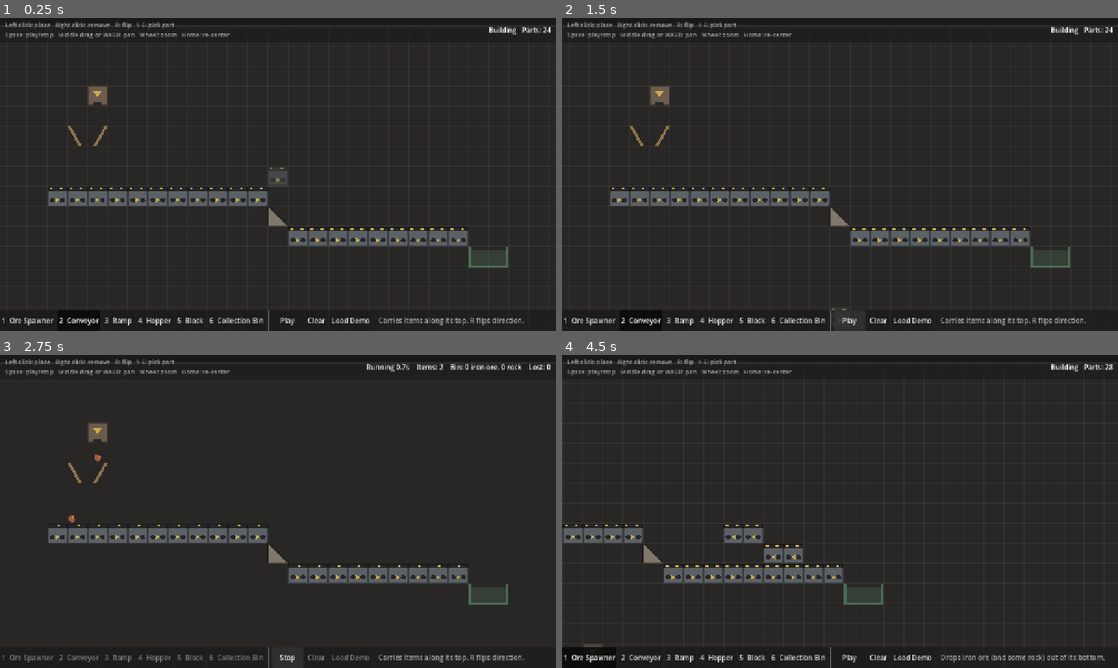
Above: before the commit, frames 1-4 (two rows, left to right).
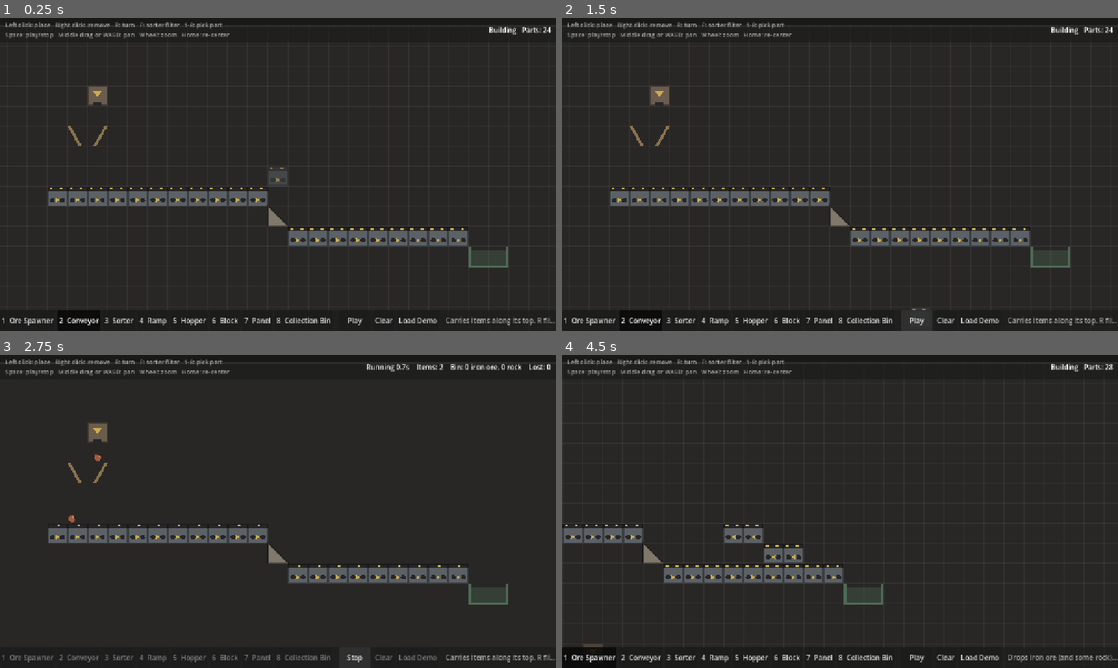
Above: after the commit, the same moments.

Repository: jdcravenBD/Mini-Machinist
Game: Godot game, scene res://scenes/main.tscn
Same seed, same stepped clock (60 frames per second), same inputs: the game is played once before the commit and once after it.
Inputs (mouse positions are in pixels of both pictures, inside the frame that each line leads up to):
- Up to frame 1 (0.25 s): no input
- Up to frame 2 (1.5 s): click "Play" at 0.5 s; click "Stop" at 1.25 s
- Up to frame 3 (2.75 s): click "Play" at 2 s
- Up to frame 4 (4.5 s): tap Enter at 2.75 s; move the mouse to (962, 495) at 2.77 s; hold D 2.78-3.5 s; tap F at 2.85 s; click (962, 495) at 2.92 s; tap Space at 3.02 s; tap R at 3.05 s; drag from (728, 527) to (812, 574) at 3.52 s; click "1 Ore Spawner" at 4.25 s

The runs differ from the first frame. In frame 1, 1.0% of the frame differs, in the area x 20-100%, y 1-100%; in frame 2, 1.2%; in frame 3, 0.9%; in frame 4, 1.1%.

Commit message:
feat: sorter and thin wall panels

Diff:
--- a/scripts/machine/item_defs.gd
+++ b/scripts/machine/item_defs.gd
@@ -3,6 +3,9 @@
 ## you see is exactly how it tips, stacks and settles.
 ##
 ## `size` scales the unit outline into pixels (a tile is 32).
+
+## Order used when cycling a sorter's filter.
+const ORDER: Array[StringName] = [&"iron_ore", &"rock"]
 
 const DEFS := {
 	&"iron_ore": {
--- a/scripts/machine/machine.gd
+++ b/scripts/machine/machine.gd
@@ -21,15 +21,23 @@
 	return true
 
 
-func place(type: StringName, cell: Vector2i, flipped := false) -> Part:
+## `variant` wraps around the part's variant count, so one "turn" setting works for all.
+func place(type: StringName, cell: Vector2i, variant := 0, filter: StringName = &"") -> Part:
 	if not can_place(type, cell):
 		return null
-	var part := Part.new(type, cell, flipped and PartDefs.is_flippable(type))
+	if PartDefs.has_filter(type) and filter == &"":
+		filter = PartDefs.DEFAULT_FILTER
+	var part := Part.new(type, cell, variant % PartDefs.variant_count(type), filter if PartDefs.has_filter(type) else &"")
 	parts.append(part)
 	for c in part.cells():
 		_occupied[c] = part
 	changed.emit()
 	return part
+
+
+func set_filter(part: Part, filter: StringName) -> void:
+	part.filter = filter
+	changed.emit()
 
 
 func part_at(cell: Vector2i) -> Part:
@@ -66,8 +74,11 @@
 func to_dict() -> Dictionary:
 	var list := []
 	for p in sorted_parts():
-		list.append({"type": String(p.type), "x": p.cell.x, "y": p.cell.y, "flipped": p.flipped})
-	return {"version": 1, "parts": list}
+		var entry := {"type": String(p.type), "x": p.cell.x, "y": p.cell.y, "variant": p.variant}
+		if p.filter != &"":
+			entry["filter"] = String(p.filter)
+		list.append(entry)
+	return {"version": 2, "parts": list}
 
 
 func load_dict(data: Dictionary) -> void:
@@ -78,7 +89,12 @@
 		if PartDefs.DEFS.has(type):
 			var cell := Vector2i(int(entry.get("x", 0)), int(entry.get("y", 0)))
 			if can_place(type, cell):
-				var part := Part.new(type, cell, bool(entry.get("flipped", false)))
+				# Version 1 saves stored a "flipped" flag instead of a variant number.
+				var variant := int(entry.get("variant", 1 if entry.get("flipped", false) else 0))
+				var filter := StringName(entry.get("filter", ""))
+				if PartDefs.has_filter(type) and not ItemDefs.DEFS.has(filter):
+					filter = PartDefs.DEFAULT_FILTER
+				var part := Part.new(type, cell, variant % PartDefs.variant_count(type), filter)
 				parts.append(part)
 				for c in part.cells():
 					_occupied[c] = part
--- a/scripts/machine/part.gd
+++ b/scripts/machine/part.gd
@@ -1,16 +1,20 @@
 class_name Part
 extends RefCounted
-## One placed part. `cell` is its top-left grid cell; `flipped` mirrors it left-right.
+## One placed part. `cell` is its top-left grid cell.
 
 var type: StringName
 var cell: Vector2i
-var flipped: bool
+## Which way it faces: belt direction, ramp slope, panel edge. See PartDefs "variants".
+var variant: int
+## What a sorter drops through (an item kind), empty for parts without a filter.
+var filter: StringName
 
 
-func _init(p_type: StringName, p_cell: Vector2i, p_flipped := false) -> void:
+func _init(p_type: StringName, p_cell: Vector2i, p_variant := 0, p_filter: StringName = &"") -> void:
 	type = p_type
 	cell = p_cell
-	flipped = p_flipped
+	variant = p_variant
+	filter = p_filter
 
 
 func cells() -> Array[Vector2i]:
--- a/scripts/machine/part_defs.gd
+++ b/scripts/machine/part_defs.gd
@@ -2,62 +2,85 @@
 ## Catalog of every placeable part.
 ##
 ## Sizes are the real in-game sizes; colors are placeholders until final art replaces
-## the shapes drawn in WorldView.
+## the shapes drawn in WorldView. "variants" is how many ways R can turn it.
 
 const TILE := 32
 
-## Toolbar order (also the 1-6 hotkeys).
-const ORDER: Array[StringName] = [&"spawner", &"conveyor", &"ramp", &"hopper", &"block", &"bin"]
+## Toolbar order (also the number-key hotkeys).
+const ORDER: Array[StringName] = [
+	&"spawner", &"conveyor", &"sorter", &"ramp", &"hopper", &"block", &"panel", &"bin",
+]
 
 const DEFS := {
 	&"spawner": {
 		"name": "Ore Spawner",
 		"size": Vector2i(1, 1),
-		"flippable": false,
+		"variants": 1,
 		"color": Color(0.42, 0.36, 0.30),
 		"hint": "Drops iron ore (and some rock) out of its bottom.",
 	},
 	&"conveyor": {
 		"name": "Conveyor",
 		"size": Vector2i(1, 1),
-		"flippable": true,
+		"variants": 2,
 		"color": Color(0.36, 0.38, 0.40),
 		"hint": "Carries items along its top. R flips direction.",
+	},
+	&"sorter": {
+		"name": "Sorter",
+		"size": Vector2i(1, 1),
+		"variants": 2,
+		"color": Color(0.33, 0.40, 0.46),
+		"hint": "A belt with a grate: items it's set to drop fall through, the rest ride across. R flips, F changes what it drops.",
 	},
 	&"ramp": {
 		"name": "Ramp",
 		"size": Vector2i(1, 1),
-		"flippable": true,
+		"variants": 2,
 		"color": Color(0.50, 0.47, 0.42),
 		"hint": "Items slide down it. R flips the slope.",
 	},
 	&"hopper": {
 		"name": "Hopper",
 		"size": Vector2i(2, 1),
-		"flippable": false,
+		"variants": 1,
 		"color": Color(0.55, 0.45, 0.30),
 		"hint": "Funnels items through a narrow gap at the bottom.",
 	},
 	&"block": {
 		"name": "Block",
 		"size": Vector2i(1, 1),
-		"flippable": false,
+		"variants": 1,
 		"color": Color(0.30, 0.29, 0.27),
 		"hint": "A plain solid support.",
+	},
+	&"panel": {
+		"name": "Panel",
+		"size": Vector2i(1, 1),
+		"variants": 4,
+		"color": Color(0.46, 0.44, 0.40),
+		"hint": "A thin floor or wall along one edge of its tile, for building basins and chutes. R turns it.",
 	},
 	&"bin": {
 		"name": "Collection Bin",
 		"size": Vector2i(2, 1),
-		"flippable": false,
+		"variants": 1,
 		"color": Color(0.30, 0.42, 0.33),
 		"hint": "Collects and counts whatever falls in.",
 	},
 }
+
+## What a newly placed sorter drops.
+const DEFAULT_FILTER := &"rock"
 
 
 static func size_of(type: StringName) -> Vector2i:
 	return DEFS[type]["size"]
 
 
-static func is_flippable(type: StringName) -> bool:
-	return DEFS[type]["flippable"]
+static func variant_count(type: StringName) -> int:
+	return DEFS[type]["variants"]
+
+
+static func has_filter(type: StringName) -> bool:
+	return type == &"sorter"
--- a/scripts/machine/part_geometry.gd
+++ b/scripts/machine/part_geometry.gd
@@ -10,6 +10,10 @@
 ## Ticks between spawns (60 ticks = 1 second).
 const SPAWN_INTERVAL := 30
 const HOPPER_GAP := 18.0
+const PANEL_THICKNESS := 6.0
+## Which tile edge a panel lies along, by variant (clockwise from the top), and the side
+## that edge faces.
+const PANEL_SIDES: Array[Vector2i] = [Vector2i.UP, Vector2i.RIGHT, Vector2i.DOWN, Vector2i.LEFT]
 const BIN_INSET := 2.0
 ## How far below the bin's rim an item must fall before it counts as collected.
 const BIN_CATCH_DEPTH := 10.0
@@ -31,7 +35,14 @@
 				_add_box(sim, machine, p, 0.0)
 				sim.add_spawner(x0 + T * 0.5, y1, SPAWN_INTERVAL)
 			&"conveyor":
-				_add_box(sim, machine, p, -BELT_SPEED if p.flipped else BELT_SPEED)
+				_add_box(sim, machine, p, belt_speed(p))
+			&"sorter":
+				# A belt top that the filtered kind falls straight through, over an open chute.
+				_solid(sim, x0, y0, x1, y0, belt_speed(p), BELT_FRICTION, p.filter)
+				_solid(sim, x0, y1, x0, y0)
+				_solid(sim, x1, y0, x1, y1)
+			&"panel":
+				_add_panel(sim, machine, p)
 			&"ramp":
 				_add_ramp(sim, machine, p, x0, y0, x1, y1)
 			&"hopper":
@@ -49,6 +60,10 @@
 	return sim
 
 
+static func belt_speed(p: Part) -> float:
+	return -BELT_SPEED if p.variant == 1 else BELT_SPEED
+
+
 ## True if the part at `cell` has a solid edge covering its whole `side`.
 ## Two parts touching along full edges skip that shared edge, so items glide across seams.
 static func has_full_edge(machine: Machine, cell: Vector2i, side: Vector2i) -> bool:
@@ -58,12 +73,62 @@
 	match part.type:
 		&"block", &"spawner", &"conveyor":
 			return true
+		&"sorter":
+			# Its belt and chute walls cover every side but the open bottom.
+			return side != Vector2i.DOWN
+		&"panel":
+			return side == PANEL_SIDES[part.variant]
 		&"ramp":
 			if side == Vector2i.DOWN:
 				return true
 			# Unflipped ramps slope down to the right, so their solid side is on the left.
-			return side == (Vector2i.RIGHT if part.flipped else Vector2i.LEFT)
+			return side == (Vector2i.RIGHT if part.variant == 1 else Vector2i.LEFT)
 	return false
+
+
+## The rectangle a panel fills inside its tile.
+static func panel_rect(p: Part) -> Rect2:
+	var origin := Vector2(p.cell * T)
+	match PANEL_SIDES[p.variant]:
+		Vector2i.UP:
+			return Rect2(origin, Vector2(T, PANEL_THICKNESS))
+		Vector2i.RIGHT:
+			return Rect2(origin + Vector2(T - PANEL_THICKNESS, 0), Vector2(PANEL_THICKNESS, T))
+		Vector2i.DOWN:
+			return Rect2(origin + Vector2(0, T - PANEL_THICKNESS), Vector2(T, PANEL_THICKNESS))
+	return Rect2(origin, Vector2(PANEL_THICKNESS, T))
+
+
+## A thin slab. Its short ends are left off where it continues into a matching panel or a
+## solid, so a row of panels makes one smooth floor and a wall meets a floor without a lip.
+static func _add_panel(sim: Simulation, machine: Machine, p: Part) -> void:
+	var r := panel_rect(p)
+	var x0 := r.position.x
+	var y0 := r.position.y
+	var x1 := r.end.x
+	var y1 := r.end.y
+	var side := PANEL_SIDES[p.variant]
+	if side == Vector2i.UP or side == Vector2i.DOWN:
+		_solid(sim, x0, y0, x1, y0)
+		_solid(sim, x1, y1, x0, y1)
+		if not _panel_continues(machine, p, Vector2i.LEFT):
+			_solid(sim, x0, y1, x0, y0)
+		if not _panel_continues(machine, p, Vector2i.RIGHT):
+			_solid(sim, x1, y0, x1, y1)
+	else:
+		_solid(sim, x1, y0, x1, y1)
+		_solid(sim, x0, y1, x0, y0)
+		if not _panel_continues(machine, p, Vector2i.UP):
+			_solid(sim, x0, y0, x1, y0)
+		if not _panel_continues(machine, p, Vector2i.DOWN):
+			_solid(sim, x1, y1, x0, y1)
+
+
+static func _panel_continues(machine: Machine, p: Part, direction: Vector2i) -> bool:
+	var next := machine.part_at(p.cell + direction)
+	if next != null and next.type == &"panel" and next.variant == p.variant:
+		return true
+	return has_full_edge(machine, p.cell + direction, -direction)
 
 
 ## A full-tile solid box. `top_speed` makes the top surface a belt.
@@ -85,8 +150,9 @@
 
 
 static func _add_ramp(sim: Simulation, machine: Machine, p: Part, x0: float, y0: float, x1: float, y1: float) -> void:
-	sim.set_solid(p.cell, Simulation.Solid.RAMP_DOWN_LEFT if p.flipped else Simulation.Solid.RAMP_DOWN_RIGHT)
-	if p.flipped:
+	var flipped := p.variant == 1
+	sim.set_solid(p.cell, Simulation.Solid.RAMP_DOWN_LEFT if flipped else Simulation.Solid.RAMP_DOWN_RIGHT)
+	if flipped:
 		_solid(sim, x0, y1, x1, y0)
 		if not has_full_edge(machine, p.cell + Vector2i.RIGHT, Vector2i.LEFT):
 			_solid(sim, x1, y0, x1, y1)
@@ -98,5 +164,5 @@
 		_solid(sim, x1, y1, x0, y1)
 
 
-static func _solid(sim: Simulation, ax: float, ay: float, bx: float, by: float, speed := 0.0, friction := SURFACE_FRICTION) -> void:
-	sim.add_segment(Segment.new(ax, ay, bx, by, speed, friction))
+static func _solid(sim: Simulation, ax: float, ay: float, bx: float, by: float, speed := 0.0, friction := SURFACE_FRICTION, passes: StringName = &"") -> void:
+	sim.add_segment(Segment.new(ax, ay, bx, by, speed, friction, passes))
--- a/scripts/main.gd
+++ b/scripts/main.gd
@@ -21,7 +21,10 @@
 var machine := Machine.new()
 var sim: Simulation = null
 var selected: StringName = &"conveyor"
-var flipped := false
+## R turns the next part placed; each part wraps this to its own number of variants.
+var variant := 0
+## What the next sorter placed will drop.
+var sorter_filter: StringName = PartDefs.DEFAULT_FILTER
 var _accum := 0.0
 var _panning := false
 ## Mouse button being dragged to paint (place) or erase, or MOUSE_BUTTON_NONE.
@@ -83,7 +86,9 @@
 	if keycode == KEY_SPACE:
 		_toggle_play()
 	elif keycode == KEY_R:
-		flipped = not flipped
+		variant += 1
+	elif keycode == KEY_F:
+		_cycle_filter()
 	elif keycode == KEY_HOME:
 		_frame_camera()
 	elif keycode >= KEY_1 and keycode < KEY_1 + PartDefs.ORDER.size():
@@ -114,7 +119,7 @@
 		return
 	_last_paint_cell = cell
 	if _paint_button == MOUSE_BUTTON_LEFT:
-		machine.place(selected, cell, flipped)
+		machine.place(selected, cell, variant, sorter_filter)
 	elif _paint_button == MOUSE_BUTTON_RIGHT:
 		machine.remove_at(cell)
 
@@ -122,6 +127,32 @@
 func _select(type: StringName) -> void:
 	selected = type
 	hud.set_selected(type)
+	_update_hint()
+
+
+## F on a placed sorter changes what it drops; anywhere else it changes what the next
+## sorter will drop.
+func _cycle_filter() -> void:
+	if sim:
+		return
+	var part := machine.part_at(_hover_cell())
+	if part != null and PartDefs.has_filter(part.type):
+		machine.set_filter(part, _next_filter(part.filter))
+	else:
+		sorter_filter = _next_filter(sorter_filter)
+	_update_hint()
+
+
+func _next_filter(current: StringName) -> StringName:
+	var index := ItemDefs.ORDER.find(current)
+	return ItemDefs.ORDER[(index + 1) % ItemDefs.ORDER.size()]
+
+
+func _update_hint() -> void:
+	var text: String = PartDefs.DEFS[selected]["hint"]
+	if PartDefs.has_filter(selected):
+		text = "Drops: %s.  %s" % [ItemDefs.DEFS[sorter_filter]["name"], text]
+	hud.set_hint(text)
 
 
 func _toggle_play() -> void:
@@ -137,12 +168,11 @@
 
 func _update_ghost() -> void:
 	if sim or _panning:
-		view.ghost_type = &""
+		view.ghost = null
 		return
 	var cell := _hover_cell()
-	view.ghost_type = selected
-	view.ghost_cell = cell
-	view.ghost_flipped = flipped and PartDefs.is_flippable(selected)
+	var filter := sorter_filter if PartDefs.has_filter(selected) else &""
+	view.ghost = Part.new(selected, cell, variant % PartDefs.variant_count(selected), filter)
 	view.ghost_valid = machine.can_place(selected, cell)
 
 
--- a/scripts/sim/segment.gd
+++ b/scripts/sim/segment.gd
@@ -20,9 +20,11 @@
 var surface_speed: float
 ## Friction coefficient: how hard it grips what rests on it (about 0.6 slides on a 31° slope).
 var friction: float
+## An item kind that goes straight through this line (a sorter's grate), or empty.
+var passes: StringName
 
 
-func _init(p_ax: float, p_ay: float, p_bx: float, p_by: float, p_surface_speed := 0.0, p_friction := 0.6) -> void:
+func _init(p_ax: float, p_ay: float, p_bx: float, p_by: float, p_surface_speed := 0.0, p_friction := 0.6, p_passes: StringName = &"") -> void:
 	ax = p_ax
 	ay = p_ay
 	bx = p_bx
@@ -37,3 +39,4 @@
 	ny = -tx
 	surface_speed = p_surface_speed
 	friction = p_friction
+	passes = p_passes
--- a/scripts/sim/simulation.gd
+++ b/scripts/sim/simulation.gd
@@ -73,6 +73,8 @@
 	var max_x: float
 	var max_y: float
 	var caught := 0
+	## Items caught, by kind.
+	var by_kind := {}
 
 	func _init(p_min_x: float, p_min_y: float, p_max_x: float, p_max_y: float) -> void:
 		min_x = p_min_x
@@ -389,6 +391,8 @@
 ## poking into the item. The line pushes toward whichever side the item's center is on.
 func _detect_wall(ia: int, a: Item, si: int) -> void:
 	var sg := segments[si]
+	if sg.passes == a.kind:
+		return
 	var side := (a.x - sg.ax) * sg.nx + (a.y - sg.ay) * sg.ny
 	if absf(side) >= a.radius:
 		return
@@ -764,6 +768,8 @@
 	if walls != null:
 		for si in walls:
 			var sg := segments[si]
+			if sg.passes == it.kind:
+				continue
 			var side := (it.x - sg.ax) * sg.nx + (it.y - sg.ay) * sg.ny
 			if absf(side) >= it.radius + SUPPORT_GAP:
 				continue
@@ -824,6 +830,7 @@
 		for b in bins:
 			if b.contains(it.x, it.y):
 				b.caught += 1
+				b.by_kind[it.kind] = b.by_kind.get(it.kind, 0) + 1
 				delivered[it.kind] = delivered.get(it.kind, 0) + 1
 				caught = true
 				break
@@ -844,16 +851,14 @@
 
 
 ## Joins touching horizontal or vertical segments that lie on the same line and behave the
-## same (speed, friction). Slanted ones are left alone. Output order is fixed by sorting.
+## same (speed, friction, what passes through). Slanted ones are left alone. Output order is fixed by sorting.
 static func _merge_runs(input: Array[Segment]) -> Array[Segment]:
 	var straight: Array[Segment] = []
 	var result: Array[Segment] = []
 	for sg in input:
 		# Point each straight segment toward +x or +y (flipping a belt flips its speed too).
-		if sg.ay == sg.by and sg.ax > sg.bx:
-			sg = Segment.new(sg.bx, sg.by, sg.ax, sg.ay, -sg.surface_speed, sg.friction)
-		elif sg.ax == sg.bx and sg.ay > sg.by:
-			sg = Segment.new(sg.bx, sg.by, sg.ax, sg.ay, -sg.surface_speed, sg.friction)
+		if (sg.ay == sg.by and sg.ax > sg.bx) or (sg.ax == sg.bx and sg.ay > sg.by):
+			sg = Segment.new(sg.bx, sg.by, sg.ax, sg.ay, -sg.surface_speed, sg.friction, sg.passes)
 		if sg.ay == sg.by or sg.ax == sg.bx:
 			straight.append(sg)
 		else:
@@ -883,9 +888,9 @@
 		if run != null and _continues(run, sg):
 			if sg.ay == sg.by:
 				if sg.bx > run.bx:
-					run = Segment.new(run.ax, run.ay, sg.bx, sg.by, run.surface_speed, run.friction)
+					run = Segment.new(run.ax, run.ay, sg.bx, sg.by, run.surface_speed, run.friction, run.passes)
 			elif sg.by > run.by:
-				run = Segment.new(run.ax, run.ay, sg.bx, sg.by, run.surface_speed, run.friction)
+				run = Segment.new(run.ax, run.ay, sg.bx, sg.by, run.surface_speed, run.friction, run.passes)
 			continue
 		if run != null:
 			result.append(run)
@@ -898,7 +903,7 @@
 ## True if `next` lies on the same line as `run`, behaves the same, and starts where `run`
 ## ends (or before).
 static func _continues(run: Segment, next: Segment) -> bool:
-	if run.surface_speed != next.surface_speed or run.friction != next.friction:
+	if run.surface_speed != next.surface_speed or run.friction != next.friction or run.passes != next.passes:
 		return false
 	if run.ay == run.by:
 		return next.ay == next.by and next.ay == run.ay and next.ax <= run.bx
--- a/scripts/ui/hud.gd
+++ b/scripts/ui/hud.gd
@@ -10,7 +10,7 @@
 ## Screen space the HUD covers above and below the world, for framing the camera.
 const TOP_MARGIN := 56.0
 const BOTTOM_MARGIN := 48.0
-const HELP := "Left click: place   Right click: remove   R: flip   1-6: pick part\nSpace: play/stop   Middle drag or WASD: pan   Wheel: zoom   Home: re-center"
+const HELP := "Left click: place   Right click: remove   R: turn   F: sorter filter   1-8: pick part\nSpace: play/stop   Middle drag or WASD: pan   Wheel: zoom   Home: re-center"
 
 var _part_buttons := {}  # StringName -> Button
 var _play_button: Button
@@ -94,7 +94,11 @@
 func set_selected(type: StringName) -> void:
 	if _part_buttons.has(type):
 		_part_buttons[type].button_pressed = true
-		_hint.text = PartDefs.DEFS[type]["hint"]
+
+
+func set_hint(text: String) -> void:
+	_hint.text = text
+	_hint.tooltip_text = text
 
 
 func set_running(running: bool) -> void:
--- a/scripts/view/world_view.gd
+++ b/scripts/view/world_view.gd
@@ -16,10 +16,8 @@
 
 var machine: Machine
 var sim: Simulation
-## Placement preview; ghost_type is empty when there's nothing to preview.
-var ghost_type: StringName = &""
-var ghost_cell := Vector2i.ZERO
-var ghost_flipped := false
+## Placement preview, or null when there's nothing to preview.
+var ghost: Part = null
 var ghost_valid := true
 ## [kind, shape] -> drawing polygons ("body", "fleck", "outline") sized for that kind.
 var _item_polys := {}
@@ -38,15 +36,15 @@
 
 	if machine:
 		for p in machine.parts:
-			_draw_part(p.type, p.cell, p.flipped, Color.WHITE)
+			_draw_part(p, Color.WHITE)
 
 	if sim:
 		for it in sim.items:
 			_draw_item(it)
 		draw_set_transform_matrix(Transform2D.IDENTITY)
-	elif ghost_type != &"":
+	elif ghost != null:
 		var tint := Color(1, 1, 1, 0.55) if ghost_valid else Color(1, 0.35, 0.35, 0.55)
-		_draw_part(ghost_type, ghost_cell, ghost_flipped, tint)
+		_draw_part(ghost, tint)
 
 
 ## The item's real collision outline, with a lighter fleck so you can see it turn.
@@ -80,11 +78,12 @@
 		draw_line(Vector2(0, y * T), Vector2(size.x, y * T), GRID_LINE)
 
 
-func _draw_part(type: StringName, cell: Vector2i, flipped: bool, tint: Color) -> void:
-	var def: Dictionary = PartDefs.DEFS[type]
-	var rect := Rect2(Vector2(cell * T), Vector2(def["size"] * T))
+func _draw_part(p: Part, tint: Color) -> void:
+	var def: Dictionary = PartDefs.DEFS[p.type]
+	var rect := Rect2(Vector2(p.cell * T), Vector2(def["size"] * T))
 	var color: Color = def["color"] * tint
-	match type:
+	var flipped := p.variant == 1
+	match p.type:
 		&"block":
 			_draw_box(rect, color, tint)
 		&"spawner":
@@ -97,6 +96,12 @@
 			]), BELT_MARK * tint)
 		&"conveyor":
 			_draw_conveyor(rect, color, flipped, tint)
+		&"sorter":
+			_draw_sorter(rect, color, flipped, p.filter, tint)
+		&"panel":
+			var slab := PartGeometry.panel_rect(p)
+			draw_rect(slab, color)
+			draw_rect(slab, OUTLINE * tint, false, 1.0)
 		&"ramp":
 			var pts := PackedVector2Array([rect.position, rect.position + Vector2(0, T), rect.end])
 			if flipped:
@@ -133,9 +138,21 @@
 
 func _draw_conveyor(rect: Rect2, color: Color, flipped: bool, tint: Color) -> void:
 	draw_rect(rect, color)
-	# Belt along the top, with marks that scroll in the travel direction while running.
-	var belt := Rect2(rect.position, Vector2(rect.size.x, 8))
-	draw_rect(belt, BELT * tint)
+	_draw_belt(rect, flipped, tint)
+	var dir := -1.0 if flipped else 1.0
+	# Rollers and a direction arrow on the housing.
+	draw_circle(rect.position + Vector2(8, 22), 4.0, BELT * tint)
+	draw_circle(rect.position + Vector2(24, 22), 4.0, BELT * tint)
+	var c := rect.position + Vector2(16, 22)
+	draw_colored_polygon(PackedVector2Array([
+		c + Vector2(-3 * dir, -4), c + Vector2(3 * dir, 0), c + Vector2(-3 * dir, 4),
+	]), BELT_MARK * tint)
+	draw_rect(rect.grow(-1.0), OUTLINE * tint, false, 2.0)
+
+
+## Belt band along the top, with marks that scroll in the travel direction while running.
+func _draw_belt(rect: Rect2, flipped: bool, tint: Color) -> void:
+	draw_rect(Rect2(rect.position, Vector2(rect.size.x, 8)), BELT * tint)
 	var dir := -1.0 if flipped else 1.0
 	var offset := 0.0
 	if sim:
@@ -144,11 +161,27 @@
 		var mx := rect.position.x + offset + i * 16.0 + 4.0
 		if mx >= rect.position.x and mx + 4.0 <= rect.end.x:
 			draw_rect(Rect2(Vector2(mx, rect.position.y + 3), Vector2(4, 2)), BELT_MARK * tint)
-	# Rollers and a direction arrow on the housing.
-	draw_circle(rect.position + Vector2(8, 22), 4.0, BELT * tint)
-	draw_circle(rect.position + Vector2(24, 22), 4.0, BELT * tint)
-	var c := rect.position + Vector2(16, 22)
-	draw_colored_polygon(PackedVector2Array([
-		c + Vector2(-3 * dir, -4), c + Vector2(3 * dir, 0), c + Vector2(-3 * dir, 4),
-	]), BELT_MARK * tint)
-	draw_rect(rect.grow(-1.0), OUTLINE * tint, false, 2.0)
+
+
+## A belt with a grate over an open chute, showing the item it drops.
+func _draw_sorter(rect: Rect2, color: Color, flipped: bool, filter: StringName, tint: Color) -> void:
+	var post := 5.0
+	draw_rect(Rect2(rect.position + Vector2(0, 8), Vector2(rect.size.x, rect.size.y - 8)), BELT * Color(1, 1, 1, 0.5) * tint)
+	draw_rect(Rect2(rect.position, Vector2(post, rect.size.y)), color)
+	draw_rect(Rect2(Vector2(rect.end.x - post, rect.position.y), Vector2(post, rect.size.y)), color)
+	_draw_belt(rect, flipped, tint)
+	# Grate slots across the belt.
+	for i in 4:
+		draw_rect(Rect2(rect.position + Vector2(5 + i * 6, 1), Vector2(3, 6)), Color(0, 0, 0, 0.55) * tint)
+	# What it drops, with an arrow pointing down through the chute.
+	if ItemDefs.DEFS.has(filter):
+		var icon := PackedVector2Array()
+		var outline := ItemDefs.outline(filter, 0)
+		var center := rect.position + Vector2(16, 17)
+		for i in outline.size() / 2:
+			icon.append(center + Vector2(outline[i * 2], outline[i * 2 + 1]) * 0.8)
+		draw_colored_polygon(icon, ItemDefs.DEFS[filter]["color"] * tint)
+		var arrow := rect.position + Vector2(16, 26)
+		draw_colored_polygon(PackedVector2Array([
+			arrow + Vector2(-4, -2), arrow + Vector2(4, -2), arrow + Vector2(0, 3),
+		]), BELT_MARK * tint)
--- /dev/null
+++ b/tests/parts_test.gd
@@ -0,0 +1,56 @@
+extends SceneTree
+## Checks the sorter and panels do their jobs. Exits 1 on failure.
+## Usage: godot --headless --path . --script res://tests/parts_test.gd
+
+
+func _init() -> void:
+	var ok := _sorter_splits() and _panel_basin_holds()
+	print("Parts: %s" % ("PASS" if ok else "FAIL"))
+	quit(0 if ok else 1)
+
+
+## Spawner -> belt -> rock sorter -> belt -> bin. Rock should drop into the bin under the
+## sorter; ore should ride on to the bin at the end.
+func _sorter_splits() -> bool:
+	var machine := Machine.new()
+	machine.place(&"spawner", Vector2i(5, 3))
+	for x in range(3, 10):
+		machine.place(&"conveyor", Vector2i(x, 6))
+	machine.place(&"sorter", Vector2i(10, 6), 0, &"rock")
+	for x in range(11, 16):
+		machine.place(&"conveyor", Vector2i(x, 6))
+	machine.place(&"bin", Vector2i(10, 8))
+	machine.place(&"bin", Vector2i(16, 7))
+	var sim := PartGeometry.build(machine)
+	for i in 2400:
+		sim.step()
+	# Bins are listed top to bottom, so tell them apart by where they sit.
+	var under: Dictionary = {}
+	var end: Dictionary = {}
+	for b in sim.bins:
+		if b.min_x < 11 * PartDefs.TILE:
+			under = b.by_kind
+		else:
+			end = b.by_kind
+	print("Sorter: under it %s, at the end %s, lost %d" % [under, end, sim.lost])
+	return under.get(&"iron_ore", 0) == 0 and end.get(&"rock", 0) == 0 \
+		and under.get(&"rock", 0) > 5 and end.get(&"iron_ore", 0) > 10 and sim.lost == 0
+
+
+## A basin made only of panels (floor plus two walls) should hold everything poured in.
+func _panel_basin_holds() -> bool:
+	var machine := Machine.new()
+	for x in range(20, 26):
+		machine.place(&"panel", Vector2i(x, 12), 0)
+	for y in range(9, 12):
+		machine.place(&"panel", Vector2i(20, y), 3)
+		machine.place(&"panel", Vector2i(25, y), 1)
+	machine.place(&"spawner", Vector2i(22, 5))
+	var sim := PartGeometry.build(machine)
+	for i in 1800:
+		sim.step()
+	var lowest := 0.0
+	for it in sim.items:
+		lowest = maxf(lowest, it.y)
+	print("Panel basin: %d items held, lost %d, lowest at y %.1f (floor top at %d)" % [sim.items.size(), sim.lost, lowest, 12 * PartDefs.TILE])
+	return sim.lost == 0 and sim.items.size() > 30 and lowest < 12 * PartDefs.TILE
Not shown, added: tests/parts_test.gd.uid
